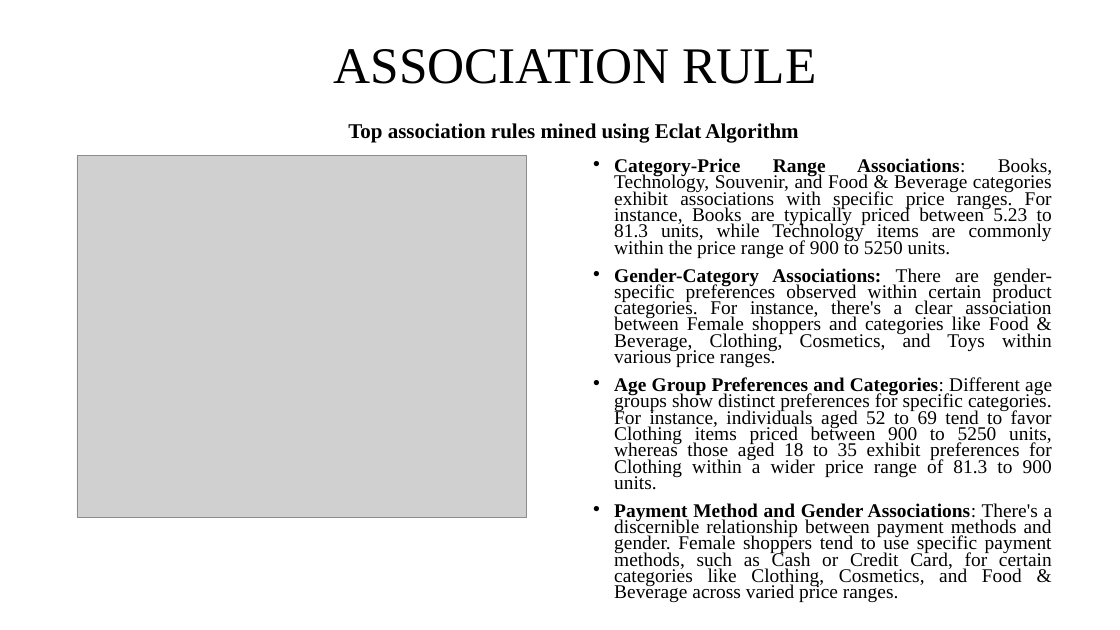
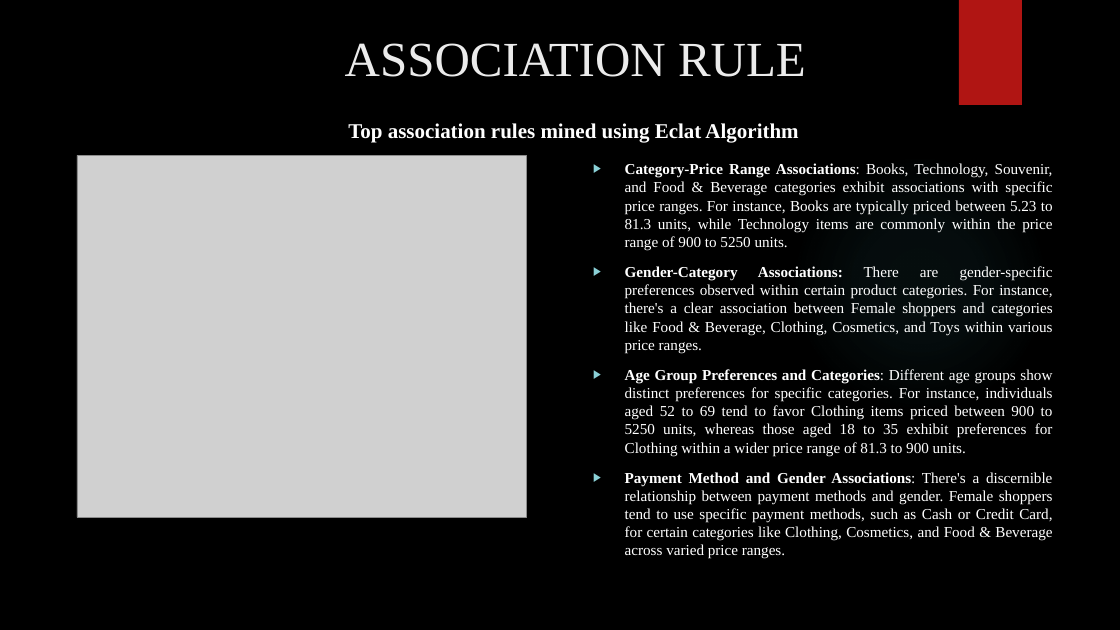
Before and after one commit to Jothish21/Data-Mining-Project-Group4, a slide deck: slide 8 of Group4-Presentation.pptx. Drawn at 1120x630 pixels with LibreOffice and Linux fonts; fonts in the diff are those of the drawing; grey boxes stand for pictures; background and template pictures are left out. Boxes give left, top, right and bottom in pixels: in the first picture for what was removed or moved away, otherwise in the second. Text is boxed around its words. In the diff, an @@ line names an element or a change of style, - is before the commit and + after.

```diff
--- a/Group4-Presentation.pptx
+++ b/Group4-Presentation.pptx
@@ background #FFFFFF to picture (left out) @@
@@ title "ASSOCIATION RULE" at (x1=345, y1=43, x2=806, y2=77): size 44 to 42 pt, text colour #000000 to #EBEBEB; line spacing 0.9 to 1; vertical alignment middle to top @@
@@ rectangle added at (x1=959, y1=0, x2=1022, y2=105), fill #B01513 @@
@@ text "Top association rules mined using ..." at (x1=348, y1=123, x2=798, y2=142): text colour #000000 to #FFFFFF @@
@@ text "Category-Price Range Associations: Books, Technology, ..." at (x1=625, y1=163, x2=1053, y2=559): size 16.6 to 13 pt, text colour #000000 to #FFFFFF; bullet • to ▶; line spacing 0.7 to 1 @@
@@ ellipse added at (x1=791, y1=154, x2=1049, y2=413), fill gradient #50B9C1 @@
```
Also in this commit, not shown: 13 other slides changed, 2 slides added, 1 slide removed, 1 other file.
